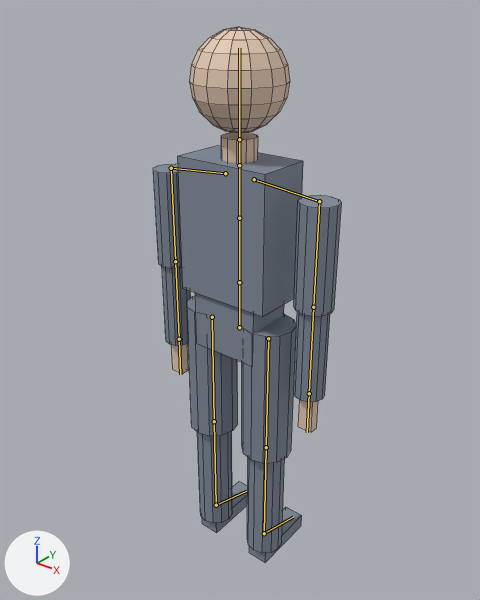
One commit to the Blender file blender_source/male_basic.blend: the scene before it, then after it.
Before and after are seen from a 50 mm lens placed at (1.12, -1.398, 1.812), pointed at (-0.042, 0.055, 0.91). Every picture has the same lights, and +X, +Y and +Z are marked at lower left. The picture after the commit comes second. Both versions are drawn at the pose saved in each file; the numbers are the values there. The bones that bend it are drawn over the model as lines. Mesh edges are drawn as thin lines.

The first picture shows 'MaleBasic_Mesh'.
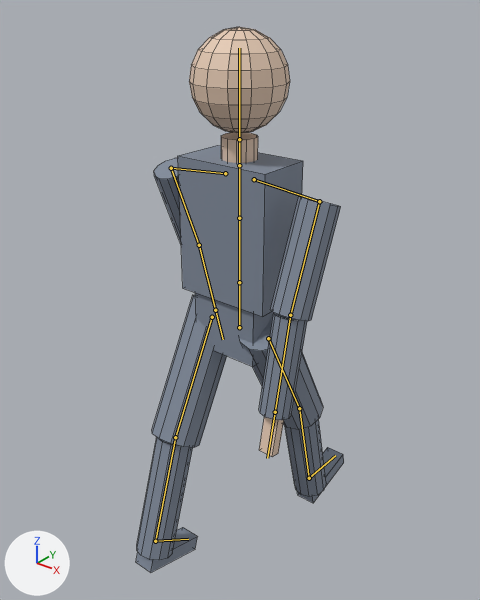
Boxes (x1, y1, x2, y2) around the edits, measured in the pictures (480 x 600 px):
'MaleBasic_Mesh', posed (10% wider): before (153, 27, 342, 562); after (136, 27, 344, 572)
bone 'UpperArm_L', root to tip: before (319, 201) to (313, 307); after (319, 201) to (290, 315)
bone 'Forearm_L', root to tip: before (313, 307) to (309, 393); after (290, 315) to (275, 412)
bone 'UpperArm_R', root to tip: before (171, 168) to (175, 261); after (171, 168) to (199, 245)
bone 'Forearm_R', root to tip: before (175, 261) to (179, 339); after (199, 245) to (215, 310)
bone 'Thigh_L', root to tip: before (268, 338) to (266, 447); after (268, 338) to (299, 408)
bone 'Shin_L', root to tip: before (266, 447) to (264, 533); after (299, 408) to (309, 478)
bone 'Thigh_R', root to tip: before (212, 317) to (214, 421); after (212, 317) to (175, 437)
bone 'Shin_R', root to tip: before (214, 421) to (216, 505); after (175, 437) to (155, 541)

What the commit changed:
Bone 'UpperArm_L' (bone_upperarm_l) turns from (0, 0, 0) to (-22, 0, 0) degrees about its own x, y and z.
Bone 'Forearm_L' (bone_forearm_l) turns from (0, 0, 0) to (10, 0, 0) degrees about its own x, y and z.
Bone 'UpperArm_R' (bone_upperarm_r) turns from (0, 0, 0) to (22, 0, 0) degrees about its own x, y and z.
Bone 'Forearm_R' (bone_forearm_r) turns from (0, 0, 0) to (-6, 0, 0) degrees about its own x, y and z.
Bone 'Thigh_L' (bone_thigh_l) turns from (0, 0, 0) to (28, 0, 0) degrees about its own x, y and z.
Bone 'Shin_L' (bone_shin_l) turns from (0, 0, 0) to (-14, 0, 0) degrees about its own x, y and z.
Bone 'Thigh_R' (bone_thigh_r) turns from (0, 0, 0) to (-28, 0, 0) degrees about its own x, y and z.
Bone 'Shin_R' (bone_shin_r) turns from (0, 0, 0) to (10, 0, 0) degrees about its own x, y and z.
